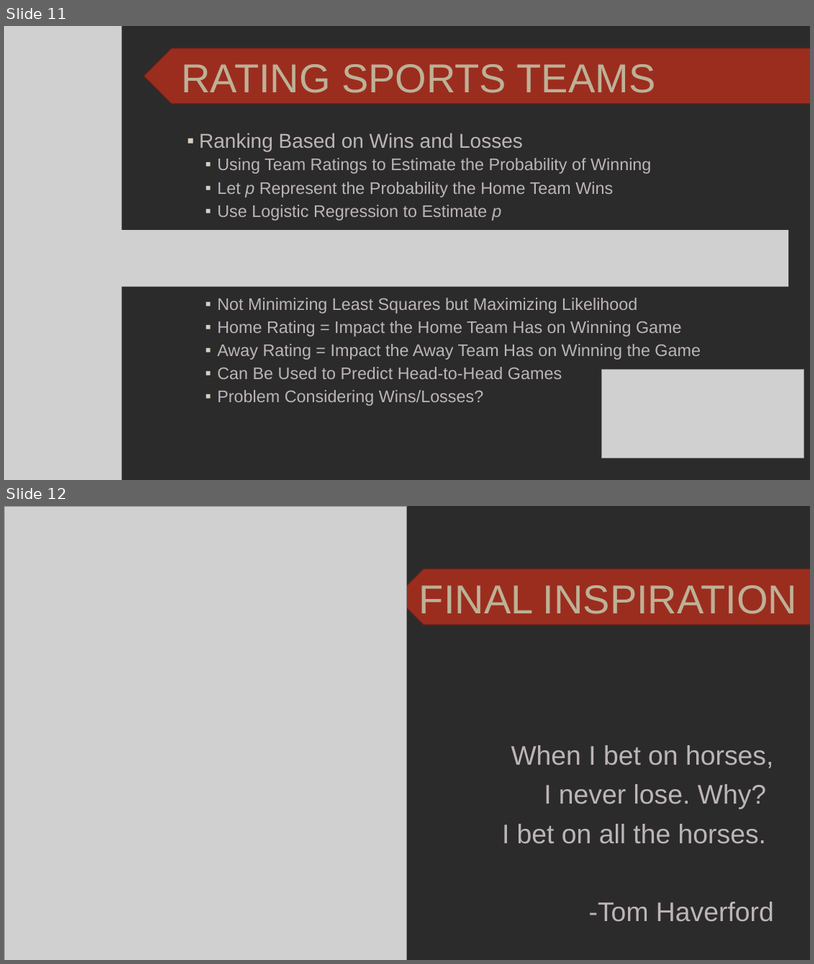
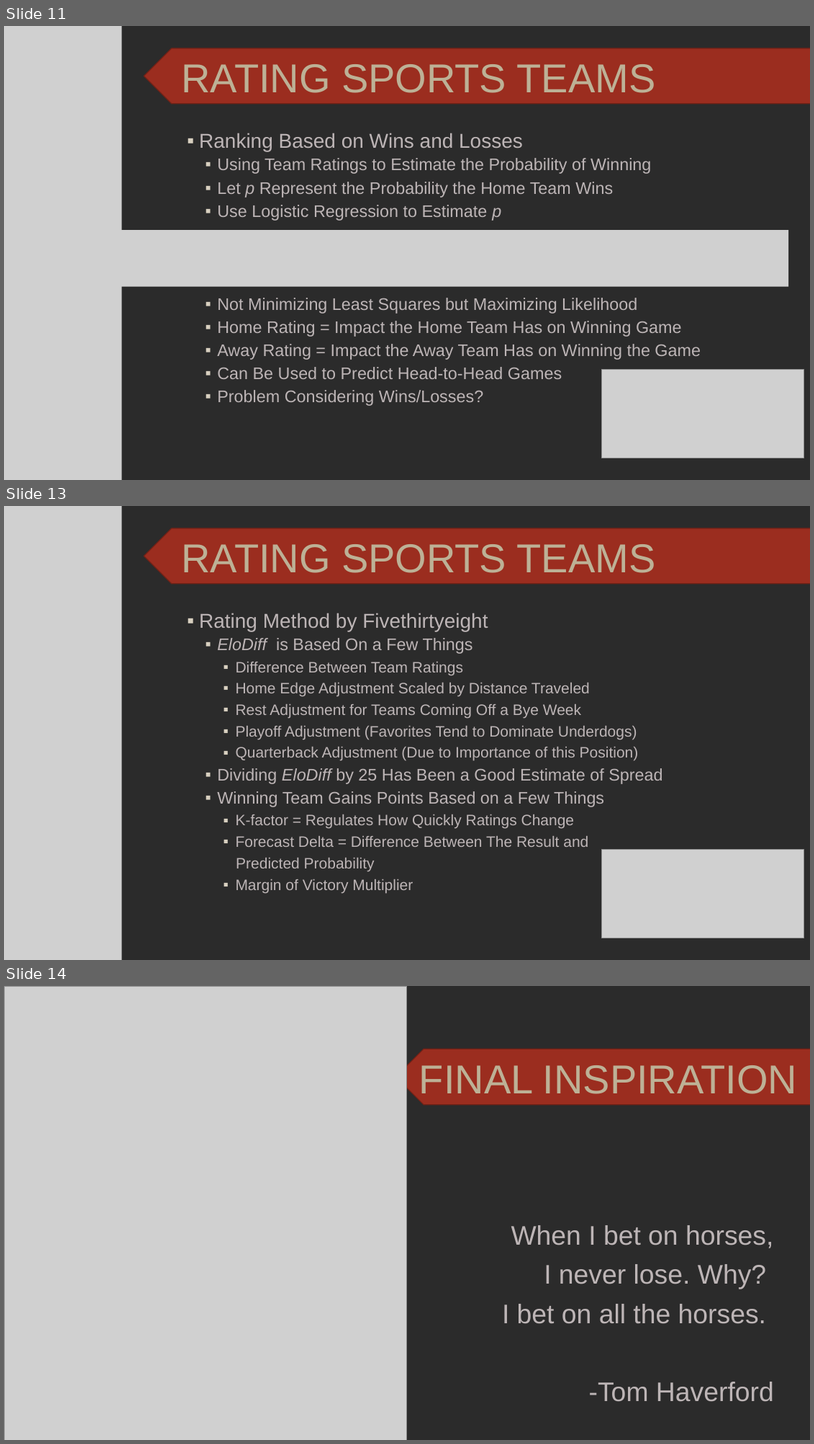
Before and after one commit to SuperMarioGiacomazzo/STOR390_WEBSITE, a slide deck: Slides/Gambling 2/Gambling_2_Lecture.pptx. Shown one above the other, each under a label of ours: slides 11 and 12 before the commit, slides 11, 13 and 14 after it; the slides between them are not shown. The pictures are 814x964 and 814x1444 pixels, drawn with LibreOffice and Linux fonts; fonts in the diff are those of the drawing; grey boxes stand for pictures; background and template pictures are left out; a plain dark background stands for a picture behind light text. Boxes give left, top, right and bottom in pixels: in the first picture for what was removed or moved away, otherwise in the second. Text is boxed around its words. In the diff, an @@ line names an element or a change of style, - is before the commit and + after.

```diff
--- a/Slides/Gambling 2/Gambling_2_Lecture.pptx
+++ b/Slides/Gambling 2/Gambling_2_Lecture.pptx
@@ slide 13 added at (4,506,810,960), background picture (left out) @@
@@ picture added at (4,506,122,960) @@
@@ chevron added at (144,528,810,584), fill #9B2D1F, outline #732117 1 pt @@
@@ title added at (181,544,656,573), 48 pt, text #BDB196 @@
+RATING SPORTS TEAMS
@@ text added at (199,613,663,893), 18 pt, text #BDB5B6 @@
+▪ Rating Method by Fivethirtyeight
+  ▪ EloDiff is Based On a Few Things
+    ▪ Difference Between Team Ratings
+    ▪ Home Edge Adjustment Scaled by Distance Traveled
+    ▪ Rest Adjustment for Teams Coming Off a Bye Week
+    ▪ Playoff Adjustment (Favorites Tend to Dominate Underdogs)
+    ▪ Quarterback Adjustment (Due to Importance of this Position)
+  ▪ Dividing EloDiff by 25 Has Been a Good Estimate of Spread
+  ▪ Winning Team Gains Points Based on a Few Things
+    ▪ K-factor = Regulates How Quickly Ratings Change
+    ▪ Forecast Delta = Difference Between The Result and
+    Predicted Probability
+    ▪ Margin of Victory Multiplier
@@ picture added at (602,849,805,938) @@
@@ what was slide 12 is now slide 14 @@
```
Also in this commit, not shown: 1 other slide added, 2 other files.
